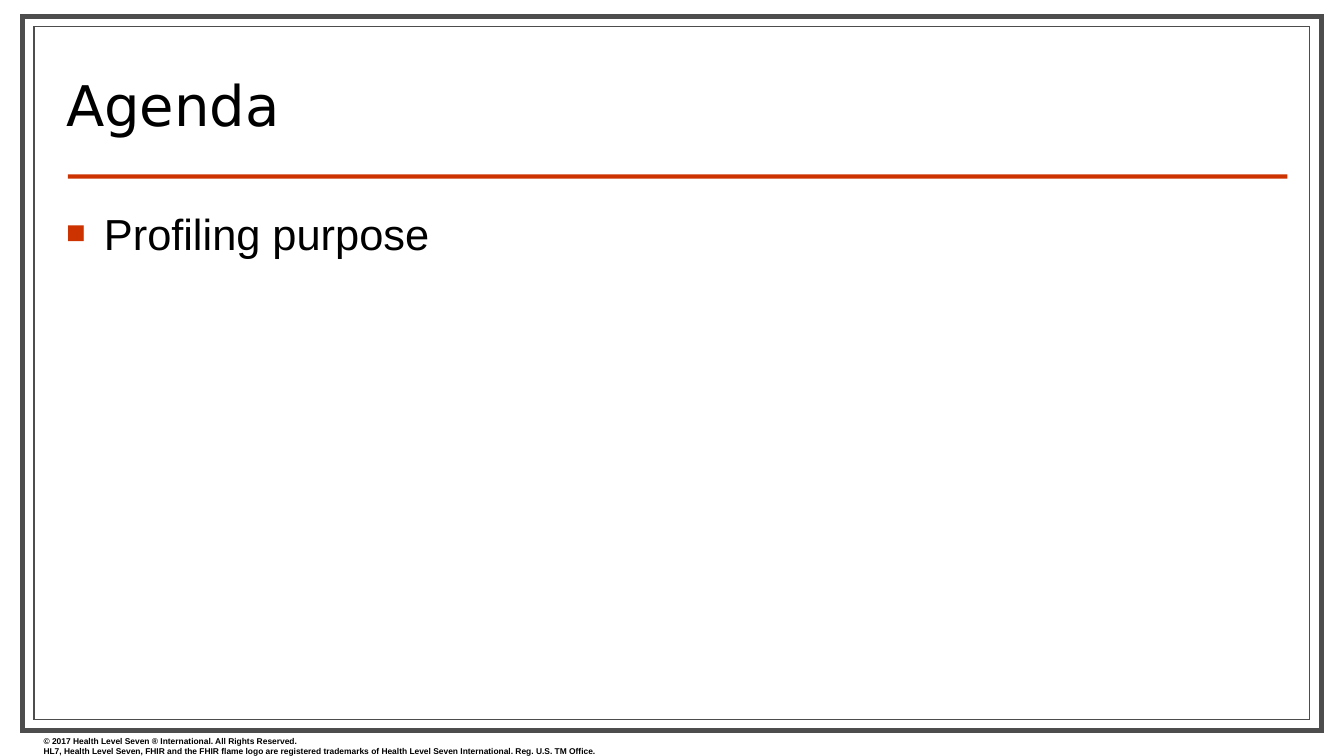
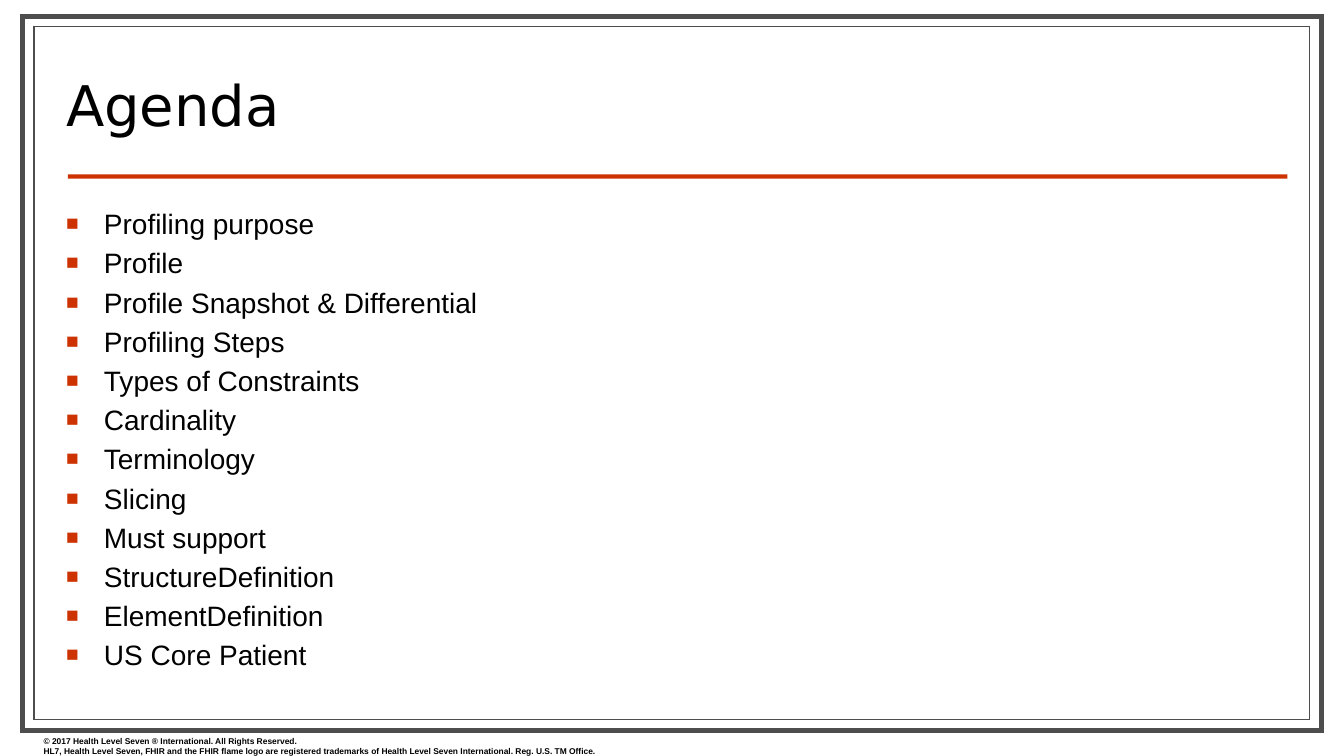
Before and after one commit to FHIR/documents, a slide deck: slide 4 of presentations/2019-09 IG Training/FHIR Profiling - Sarah.pptx. Drawn at 1344x756 pixels with LibreOffice and Linux fonts; fonts in the diff are those of the drawing; background and template pictures are left out. Boxes give left, top, right and bottom in pixels: in the first picture for what was removed or moved away, otherwise in the second. Text is boxed around its words. In the diff, an @@ line names an element or a change of style, - is before the commit and + after.

```diff
--- a/presentations/2019-09 IG Training/FHIR Profiling - Sarah.pptx
+++ b/presentations/2019-09 IG Training/FHIR Profiling - Sarah.pptx
@@ text at (104, 213, 314, 239): size 31 to 20 pt in "Profiling purpose"; less space between paragraphs @@
@@ text at (104, 252, 477, 666): paragraphs added @@
+■ Profile
+■ Profile Snapshot & Differential
+■ Profiling Steps
+■ Types of Constraints
+■ Cardinality
+■ Terminology
+■ Slicing
+■ Must support
+■ StructureDefinition
+■ ElementDefinition
+■ US Core Patient
```
Also in this commit, not shown: 10 other slides changed, 4 slides added, 3 slides removed.
